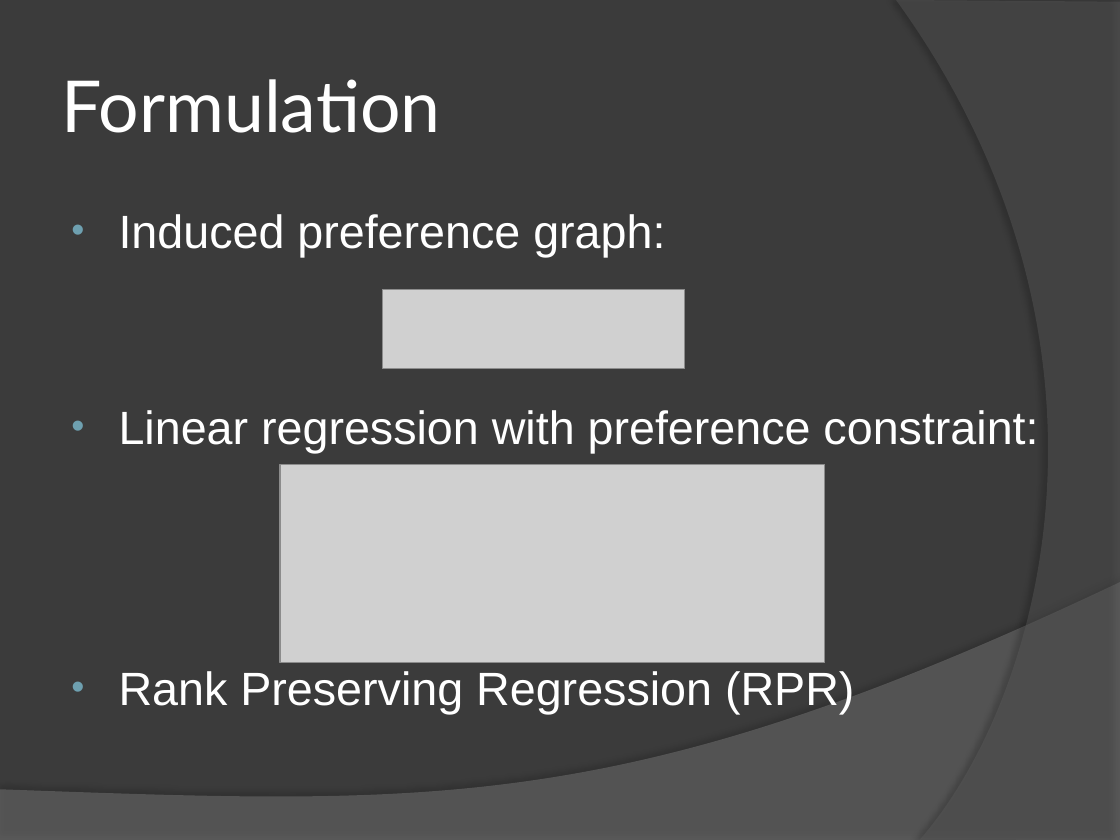
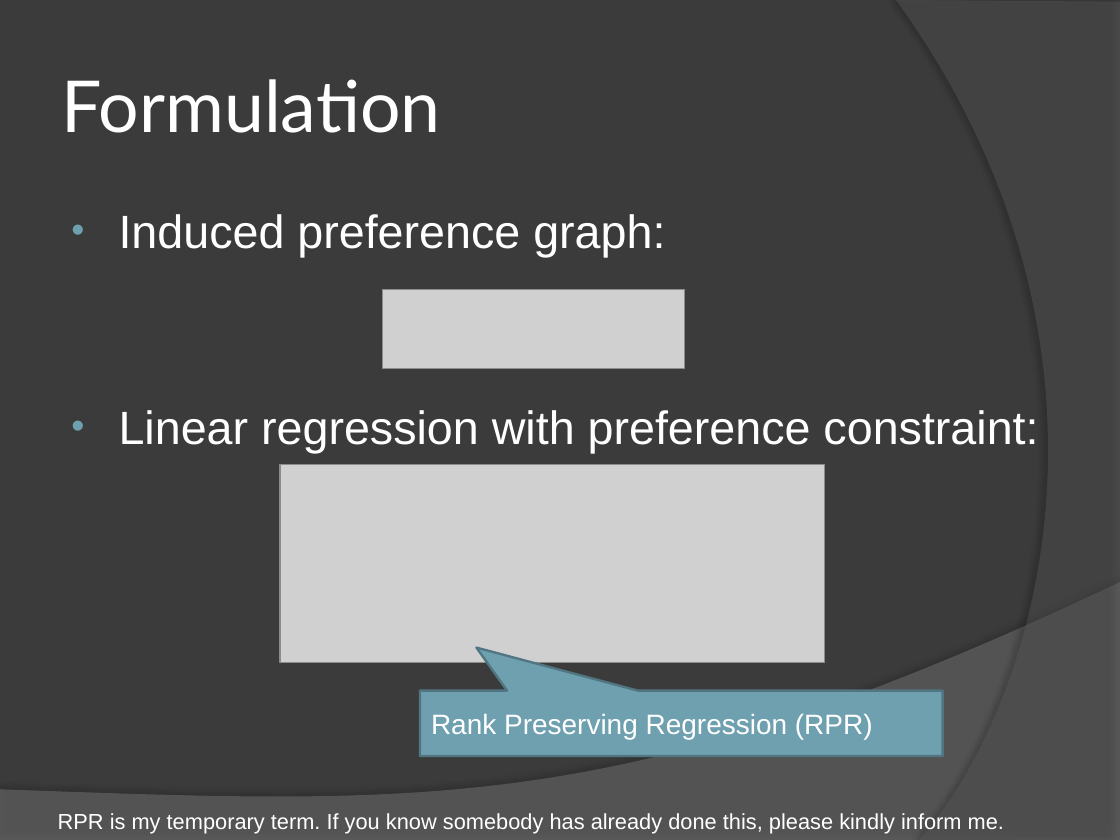
Before and after one commit to hupili/sns-router, a slide deck: slide 12 of report/presentation.pptx. Drawn at 1120x840 pixels with LibreOffice and Linux fonts; fonts in the diff are those of the drawing; grey boxes stand for pictures. Boxes give left, top, right and bottom in pixels: in the first picture for what was removed or moved away, otherwise in the second. Text is boxed around its words. In the diff, an @@ line names an element or a change of style, - is before the commit and + after.

```diff
--- a/report/presentation.pptx
+++ b/report/presentation.pptx
@@ text at (x1=119, y1=671, x2=855, y2=714): paragraph removed @@
-• Rank Preserving Regression (RPR)
@@ speech box added at (x1=420, y1=691, x2=943, y2=756), fill #6EA0B0, outline #517682 1.5 pt, 18 pt, text #FFFFFF @@
+Rank Preserving Regression (RPR)
@@ text added at (x1=58, y1=813, x2=1004, y2=834), 14 pt, text #FFFFFF @@
+RPR is my temporary term. If you know somebody has already done this, please kindly inform me.
```
Also in this commit, not shown: 10 other slides changed, 1 slide added, 1 other file.
